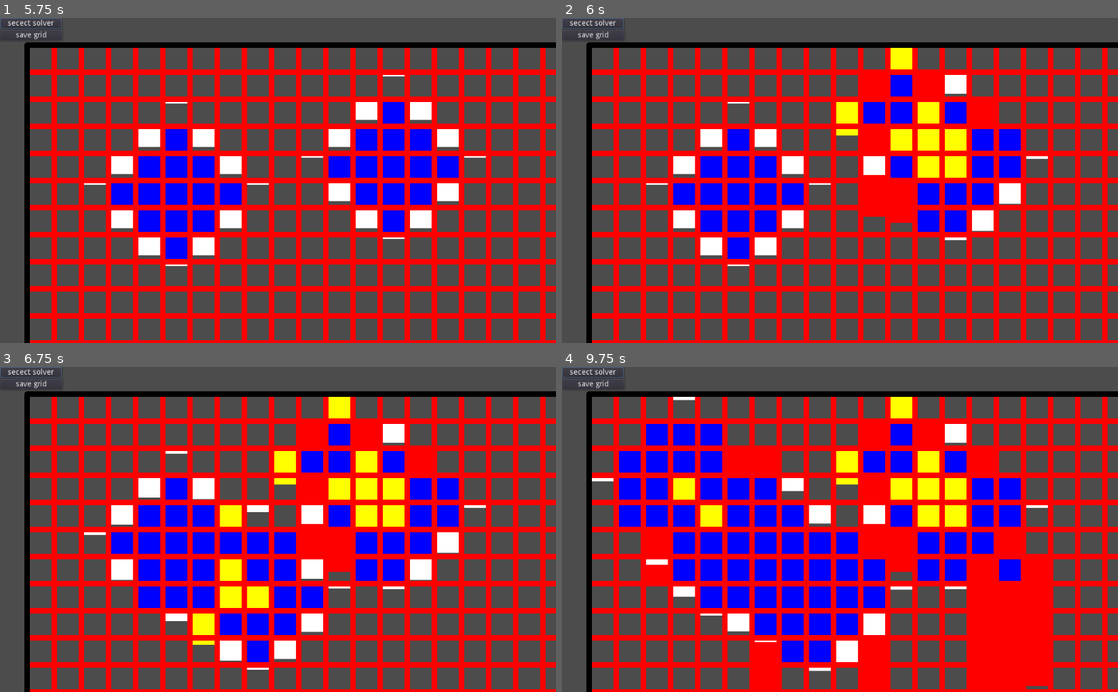
Above: before the commit, frames 1-4 (two rows, left to right).
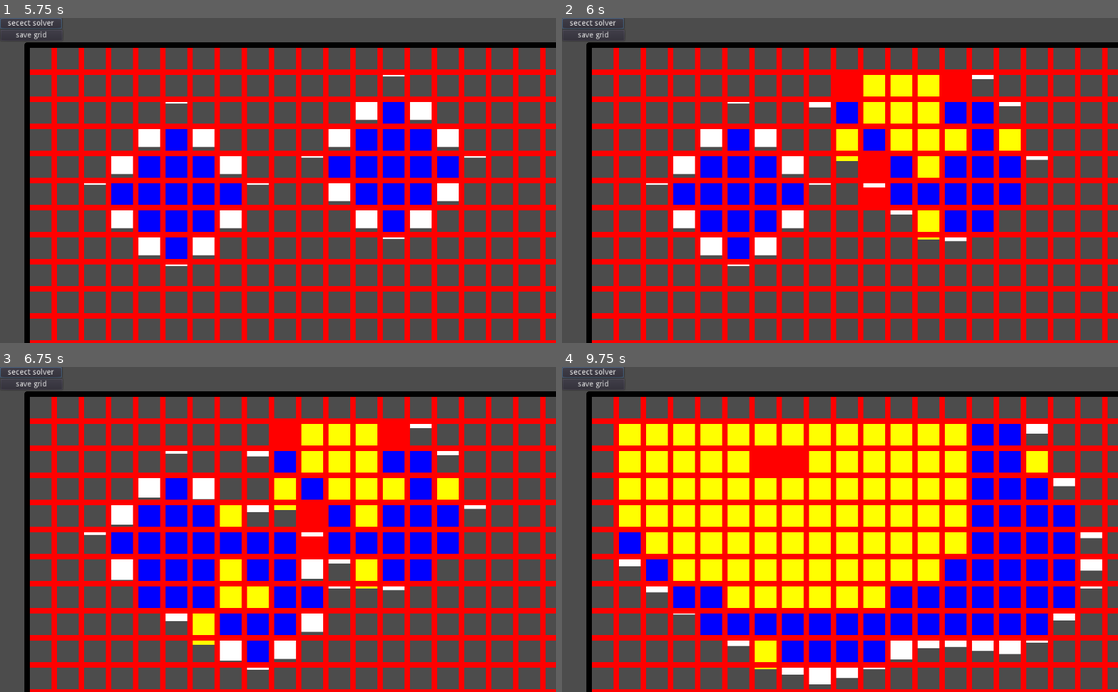
Above: after the commit, the same moments.

Repository: Lap-Luck/Fluid-Velocity-Solver-Demo
Game: Godot game, scene res://res/Main.tscn
Two runs of this game, one before a commit and one after it. Both use one fixed random seed, a clock stepped at 60 frames per second and the inputs below. The engine's default icon, where the game draws it, is replaced by a stand-in: a white triangle on a blue panel in a dark square.
Inputs (mouse positions are in pixels of both pictures, inside the frame that each line leads up to):
- Up to frame 1 (5.75 s): click "show_sim" at 0.5 s; click "secect solver" at 1.25 s; click "secect solver" at 2 s; click "secect solver" at 2.75 s; click "save grid" at 3.5 s; tap Enter at 4.25 s; move the mouse to (400, 164) at 4.27 s; click (400, 164) at 4.42 s; tap Space at 5 s; move the mouse to (166, 196) at 5.02 s; click (166, 196) at 5.17 s
- Up to frame 2 (6 s): tap Enter at 5.75 s; move the mouse to (895, 109) at 5.77 s; click (895, 109) at 5.92 s
- Up to frame 3 (6.75 s): tap Space at 6.5 s; move the mouse to (250, 594) at 6.52 s; click (250, 594) at 6.67 s
- Up to frame 4 (9.75 s): tap Enter at 7.25 s; move the mouse to (1006, 578) at 7.27 s; click (1006, 578) at 7.42 s; tap Space at 8 s; move the mouse to (673, 480) at 8.02 s; click (673, 480) at 8.17 s; move the mouse to (867, 529) at 8.77 s; click (867, 529) at 8.92 s; move the mouse to (756, 448) at 9.52 s; click (756, 448) at 9.67 s

Frame 1 is identical in both runs. In frame 2, 5.5% of the frame differs, in the area x 44-88%, y 9-69%; in frame 3, 5.4%; in frame 4, 32%, in the area x 5-98%, y 9-100%.
Error before the commit: Invalid get index '0' (on base: 'Dictionary'). (res://res/grow_demo/Fluid_add.gd:55)

Commit message:
Add files via upload
Fix crash when filling bondry #fill_demo

Diff:
--- a/res/grow_demo/Fluid_add.gd
+++ b/res/grow_demo/Fluid_add.gd
@@ -19,14 +19,21 @@
 	self.grid32[x][y]=1
 
 func neibour_size(x:int,y:int):
-	return 4-int(x>=32)-int(x<0)-int(y>=32)-int(y<0)
+	return 4-int(is_edge(x+1,y))-int(
+				is_edge(x-1,y))-int(is_edge(x,y+1))-int(is_edge(x,y-1))
+	#return 4-int(x>=32)-int(x<0)-int(y>=32)-int(y<0)
 
 func neibour_ids(x:int,y:int,as_vec=false):
 	var res=[]
-	res.append_array([[x+1,y]] if x+1 in range(32) else [])
-	res.append_array([[x-1,y]] if x-1 in range(32) else [])
-	res.append_array([[x,y+1]] if y+1 in range(32) else [])
-	res.append_array([[x,y-1]] if y-1 in range(32) else [])
+	#res.append_array([[x+1,y]] if x+1 in range(32) else [])
+	#res.append_array([[x-1,y]] if x-1 in range(32) else [])
+	#res.append_array([[x,y+1]] if y+1 in range(32) else [])
+	#res.append_array([[x,y-1]] if y-1 in range(32) else [])
+	res.append_array([[x+1,y]] if not is_edge(x+1,y) else [])
+	res.append_array([[x-1,y]] if not is_edge(x-1,y) else [])
+	res.append_array([[x,y+1]] if not is_edge(x,y+1) else [])
+	res.append_array([[x,y-1]] if not is_edge(x,y-1) else [])
+
 	if as_vec:
 		var res_v=[]
 		for r in res:
@@ -52,8 +59,9 @@
 				for n in nears:
 					if not visted.find(n)>=0:
 						if not to_vist.find(n)>=0:
-							if tab[int(n[0])][int(n[1])].fill_value>=1.0:
-								to_vist.append(n)
+							if not is_edge(int(n[0]),int(n[1])):
+								if tab[int(n[0])][int(n[1])].fill_value>=1.0:
+									to_vist.append(n)
 			#if visted.size()>5:
 			#	print("DEBUG")
 			#	print(history)
@@ -132,6 +140,13 @@
 		return self
 
 var tab:={}
+func is_edge(x,y):
+	if x<=1: return true
+	if x>=20: return true
+	if y<=1: return true
+	if y>=20: return true
+	return false
+
 func _ready():
 	init_grid()
 	if true:
@@ -234,7 +249,7 @@
 				print(eq)
 				print(digolnal)
 				print("##############")
-			for try in range(10):
+			for try in range(60):
 				for equation_id in range(dim):
 					var e:Tools.Equation=eq.data[equation_id]
 					var value:float=e.value
@@ -265,7 +280,8 @@
 
 
 func _add_fluid(x:int,y:int,v:float):
-	tab[x][y].fill_value+=v
+	if not is_edge(x,y):
+		tab[x][y].fill_value+=v
 
 func update_fluid():
 	for x in range(1,20+1):
Not shown, changed: save.vtk
